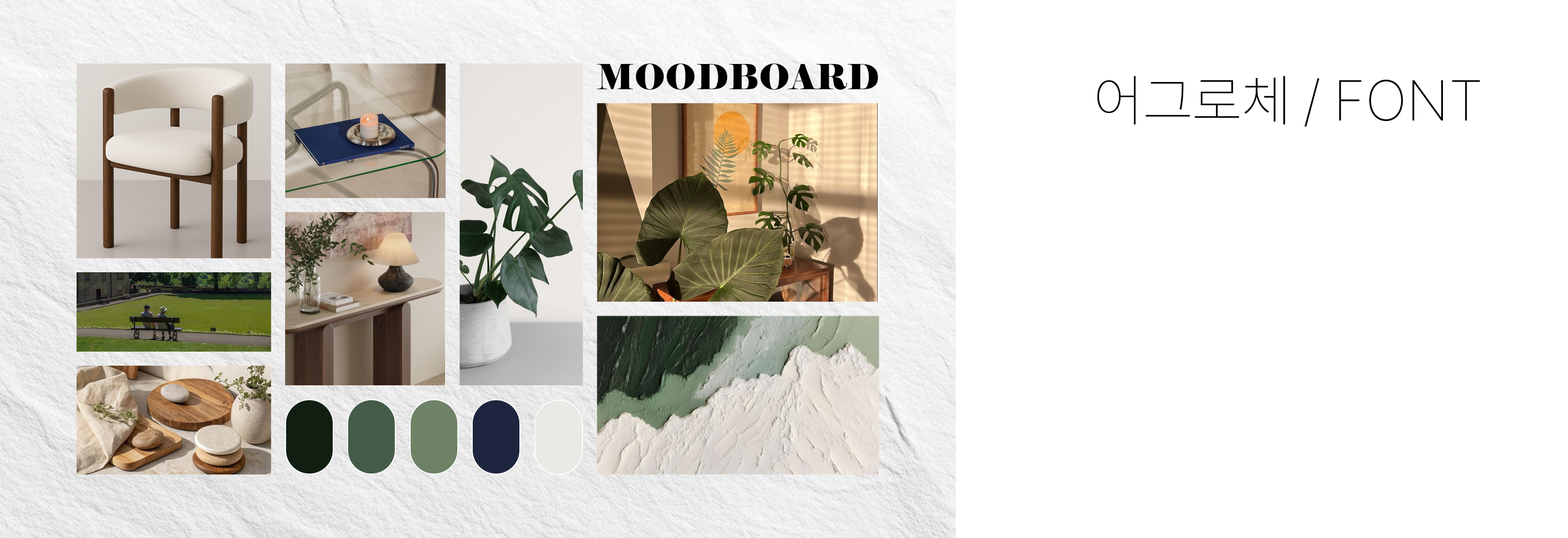
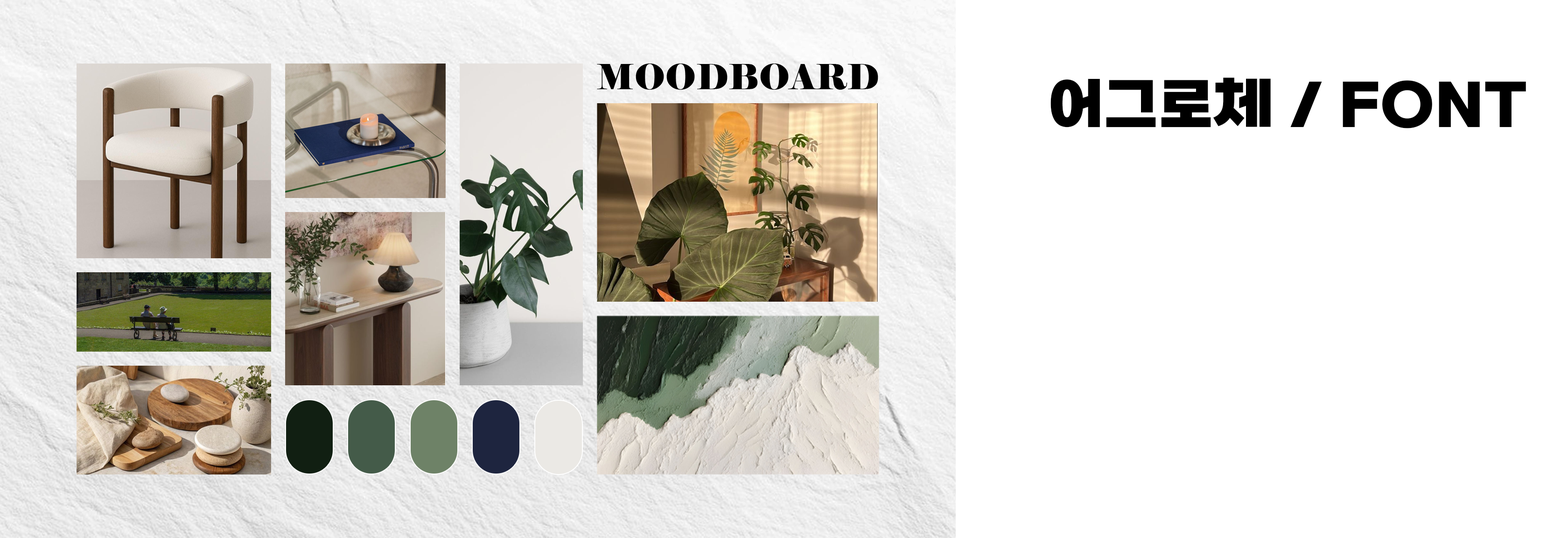
Before/after of a 1568 x 538 layered artwork. What changed in the layer stack:
painted on "어그로체 / FONT" over [1050, 75, 1526, 129]
painted on "Rectangle 1 copy 8" over [515, 410, 520, 463]
